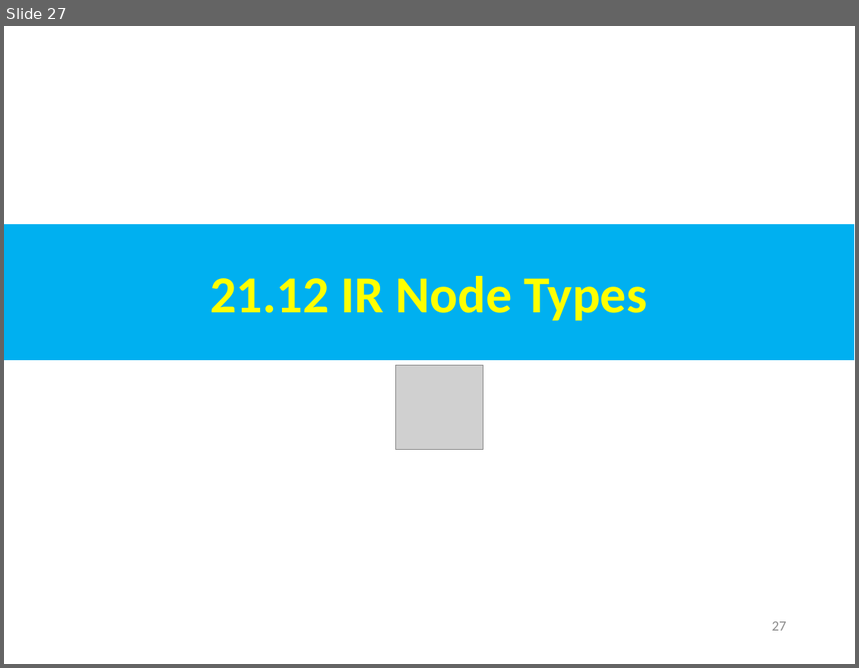
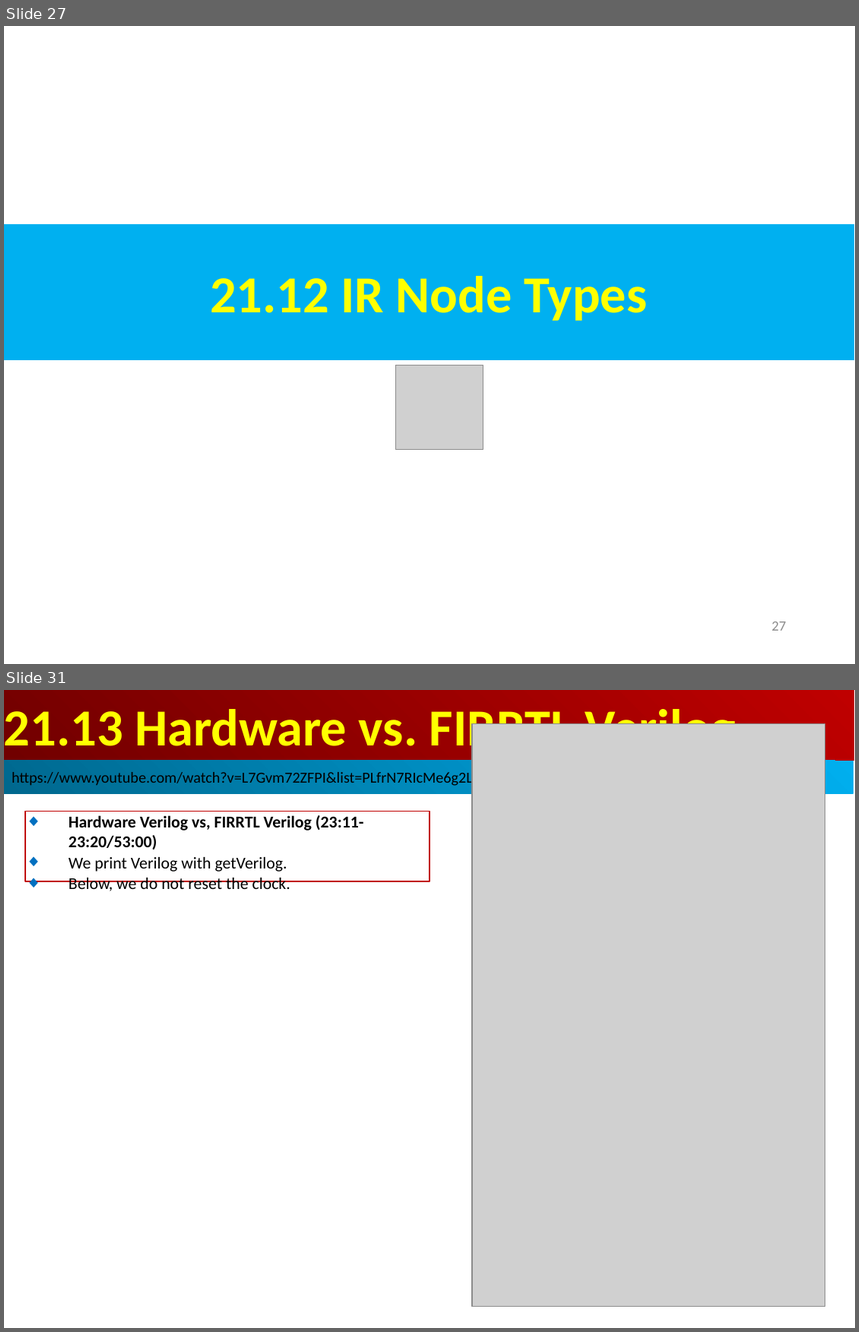
Before and after one commit to peterhchen/AIU_CS800_Chisel, a slide deck: 500_UCSC_HWD/021_FIRRTL/000_Video/021.FIRRTL.ppt. Shown one above the other, each under a label of ours: slide 27 before the commit, slides 27 and 31 after it; the slides between them are not shown. The pictures are 859x668 and 859x1332 pixels, drawn with LibreOffice and Linux fonts; fonts in the diff are those of the drawing; grey boxes stand for pictures. Boxes give left, top, right and bottom in pixels: in the first picture for what was removed or moved away, otherwise in the second. Text is boxed around its words. In the diff, an @@ line names an element or a change of style, - is before the commit and + after.

```diff
--- a/500_UCSC_HWD/021_FIRRTL/000_Video/021.FIRRTL.ppt
+++ b/500_UCSC_HWD/021_FIRRTL/000_Video/021.FIRRTL.ppt
@@ slide 31 added at (4,690,855,1328), background #FFFFFF @@
@@ rectangle added at (4,690,854,761), fill gradient #BF0000 to #710000, 44 pt, text #FFFF00, bold @@
+21.13 Hardware vs. FIRRTL Verilog
@@ picture added at (472,724,826,1307) @@
@@ rectangle added at (4,761,854,794), fill gradient #00AFEF to #00688E, 13 pt, text #000000 @@
+https://www.youtube.com/watch?v=L7Gvm72ZFPI&list=PLfrN7RIcMe6g2LBRJLTHTdhyj5s8ag0Rg&index=23
@@ rectangle added at (25,811,430,882), outline #C00000 0.74 pt, 14 pt, text #000000 @@
+◆ Hardware Verilog vs, FIRRTL Verilog (23:11-23:20/53:00)
+◆ We print Verilog with getVerilog.
+◆ Below, we do not reset the clock.
@@ page number added at (789,1306,804,1308), 12 pt, text #8B8B8B @@
+31
```
Also in this commit, not shown: 1 slide changed, 21 other slides added.
